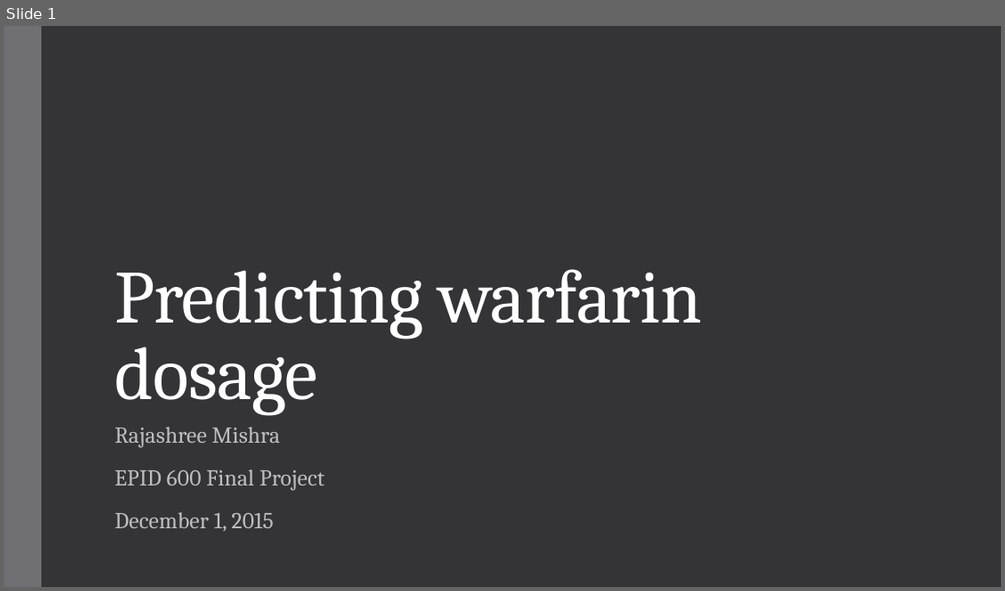
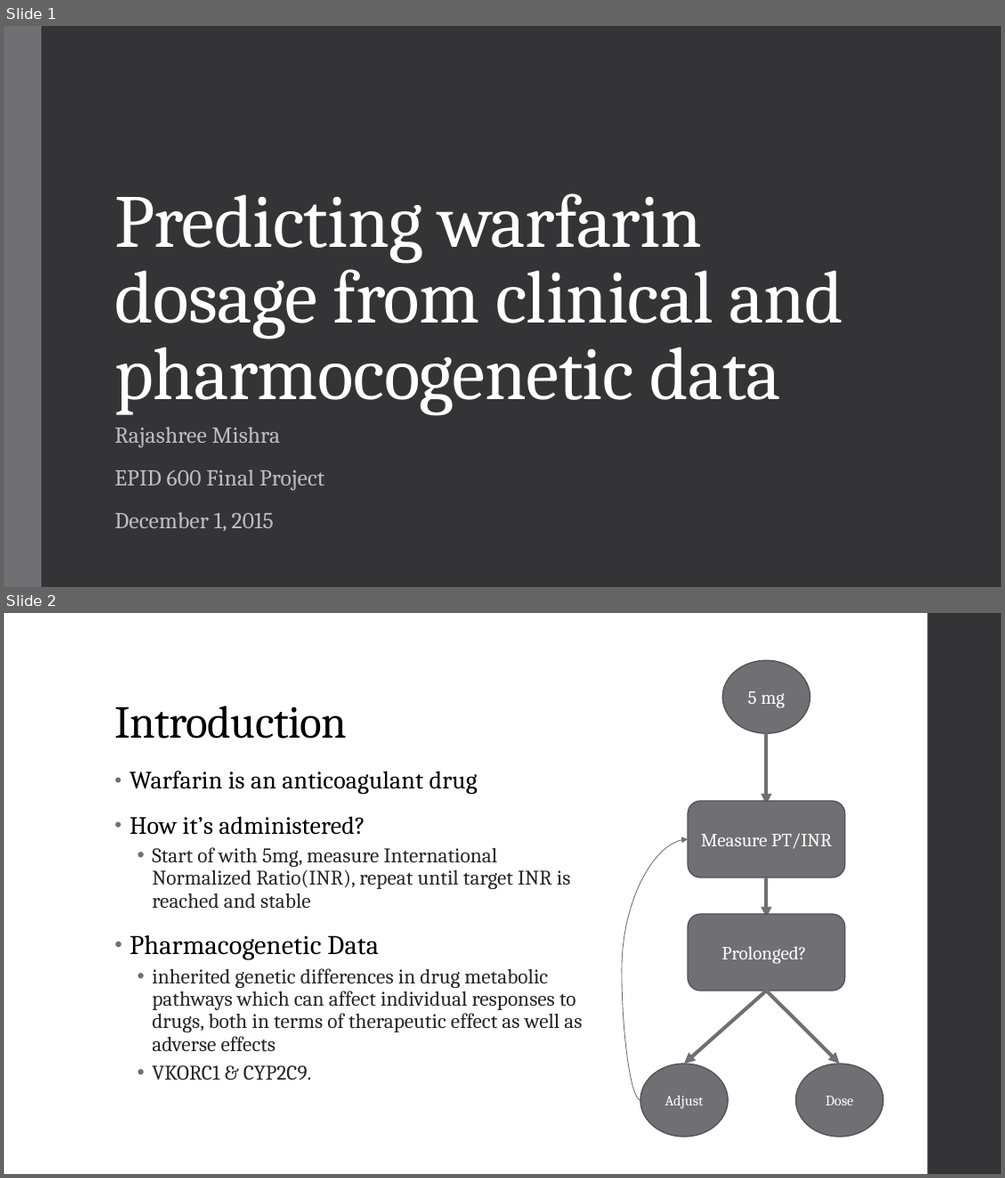
Before and after one commit to misraj/pharmgkb_project, a slide deck: EPID600_mishra.pptx. Shown one above the other, each under a label of ours: slide 1 before the commit, slides 1 and 2 after it. The pictures are 1005x591 and 1005x1178 pixels, drawn with LibreOffice and Linux fonts; fonts in the diff are those of the drawing. Boxes give left, top, right and bottom in pixels: in the first picture for what was removed or moved away, otherwise in the second. Text is boxed around its words. In the diff, an @@ line names an element or a change of style, - is before the commit and + after.

```diff
--- a/EPID600_mishra.pptx
+++ b/EPID600_mishra.pptx
@@ slide 2 added at bbox=[4, 613, 1001, 1174], background #FFFFFF @@
@@ rectangle added at bbox=[928, 613, 1001, 1174], fill #353537 @@
@@ ellipse added at bbox=[722, 660, 810, 733], fill #6F6F74, outline #525256 1.1 pt, 18 pt, text #FFFFFF @@
+5 mg
@@ title added at bbox=[114, 706, 347, 738], 44 pt, text #000000 @@
+Introduction
@@ arrow added from (767, 733) to (767, 804), #6F6F74 3.5 pt @@
@@ text added at bbox=[129, 771, 582, 1079], 20 pt, text #262626 @@
+• Warfarin is an anticoagulant drug
+• How it’s administered?
+  • Start of with 5mg, measure International Normalized Ratio(INR), repeat until target INR is reached and stable
+• Pharmacogenetic Data
+  • inherited genetic differences in drug metabolic pathways which can affect individual responses to drugs, both in terms of therapeutic effect as well as adverse effects
+  • VKORC1 & CYP2C9.
@@ rounded rectangle added at bbox=[688, 801, 844, 877], fill #6F6F74, outline #525256 1.1 pt, 18 pt, text #FFFFFF @@
+Measure PT/INR
@@ curved arrow added from (640, 1100) to (688, 839), #6F6F74 0.75 pt @@
@@ arrow added from (767, 877) to (767, 917), #6F6F74 3.5 pt @@
@@ rounded rectangle added at bbox=[688, 914, 844, 989], fill #6F6F74, outline #525256 1.1 pt, 18 pt, text #FFFFFF @@
+Prolonged?
@@ arrow added from (767, 990) to (685, 1063), #6F6F74 3.5 pt @@
@@ arrow added from (767, 990) to (840, 1063), #6F6F74 3.5 pt @@
@@ ellipse added at bbox=[640, 1063, 728, 1136], fill #6F6F74, outline #525256 1.1 pt, 14 pt, text #FFFFFF @@
+Adjust
@@ ellipse added at bbox=[796, 1063, 883, 1136], fill #6F6F74, outline #525256 1.1 pt, 14 pt, text #FFFFFF @@
+Dose
@@ slide 1 changed as well @@
@@ title at bbox=[114, 193, 844, 415]: text changed @@
-Predicting warfarin dosage
+Predicting warfarin dosage from clinical and pharmocogenetic data
```
Also in this commit, not shown: 1 other slide changed, 11 other slides added, 3 slides removed.
